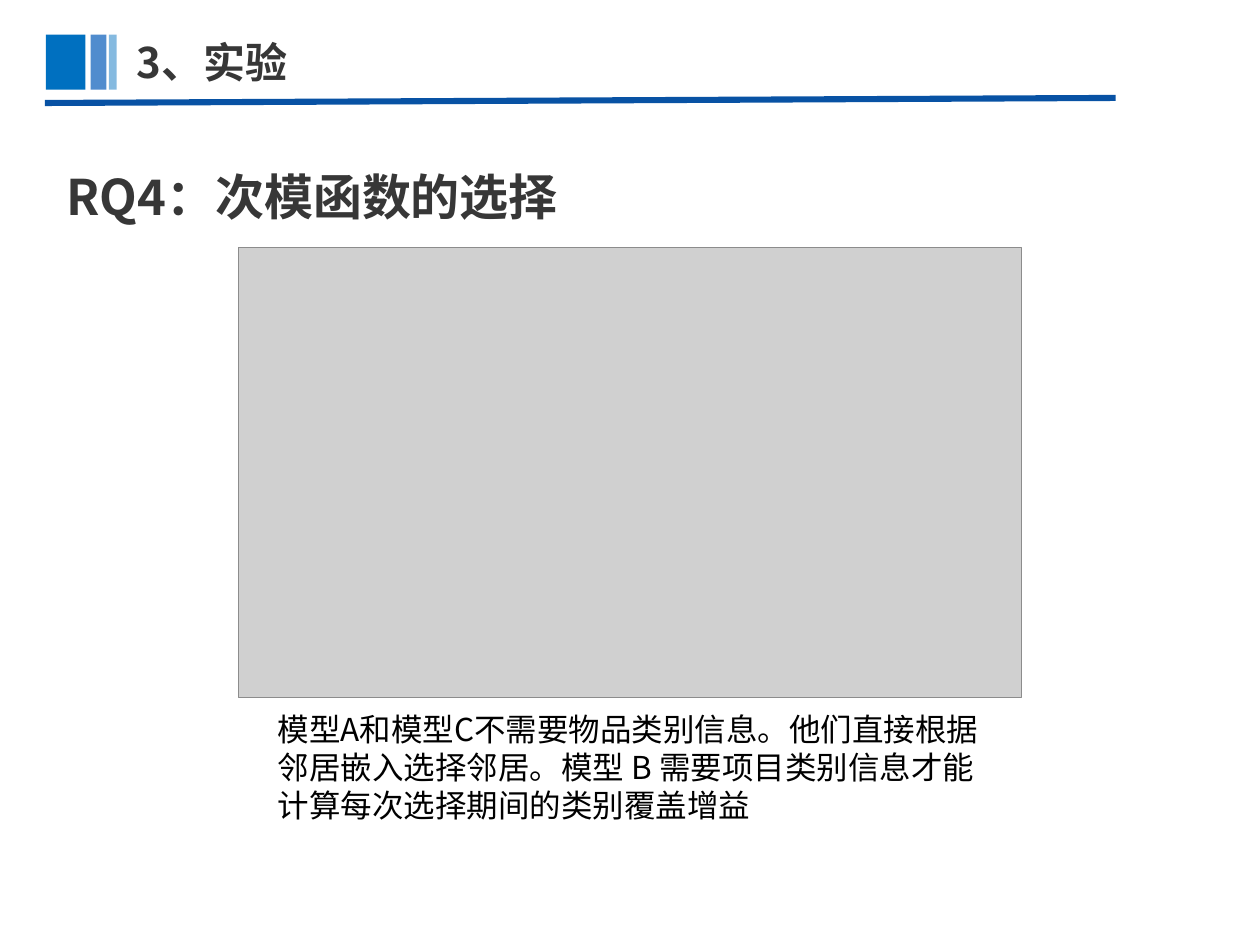
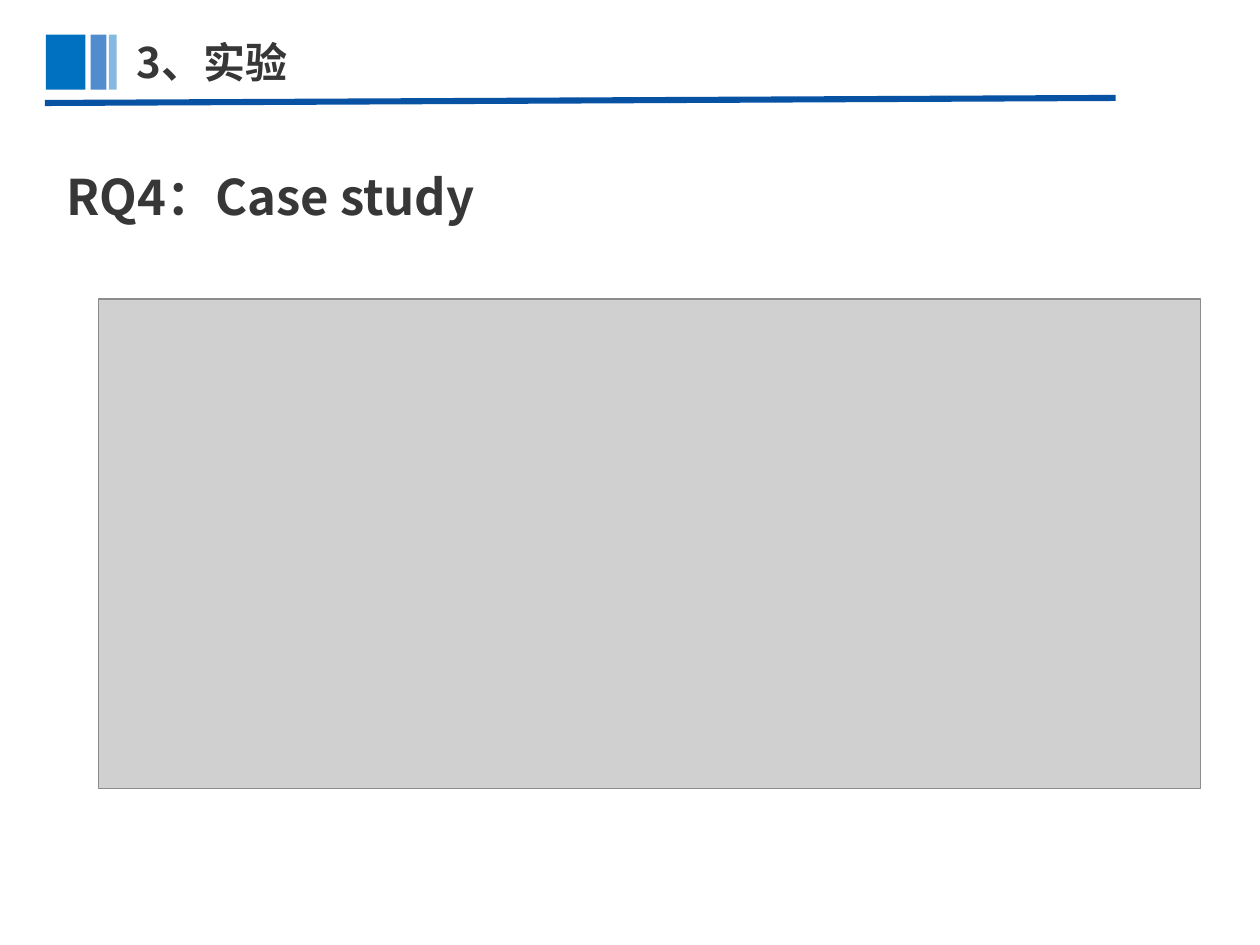
Before and after one commit to AzureSX/Paper, a slide deck: slide 27 of Knowledge Graph For Recommendation/VRKG4Rec/VRKG4Rec.pptx (slide 24 before the commit). Drawn at 1260x945 pixels with LibreOffice and Linux fonts; fonts in the diff are those of the drawing; grey boxes stand for pictures. Boxes give left, top, right and bottom in pixels: in the first picture for what was removed or moved away, otherwise in the second. Text is boxed around its words. In the diff, an @@ line names an element or a change of style, - is before the commit and + after.

```diff
--- a/Knowledge Graph For Recommendation/VRKG4Rec/VRKG4Rec.pptx
+++ b/Knowledge Graph For Recommendation/VRKG4Rec/VRKG4Rec.pptx
@@ text at [66,176,475,226]: text changed @@
-RQ4：次模函数的选择
+RQ4：Case study
@@ picture: place and size @@
-picture at [238,247,1022,697]
+picture at [98,299,1201,788]
@@ text removed at [278,714,979,820] @@
-模型A和模型C不需要物品类别信息。他们直接根据邻居嵌入选择邻居。模型 B 需要项目类别信息才能计算每次选择期间的类别覆盖增益
```
Also in this commit, not shown: 6 other slides changed, 10 slides added, 7 slides removed, 2 other files.
